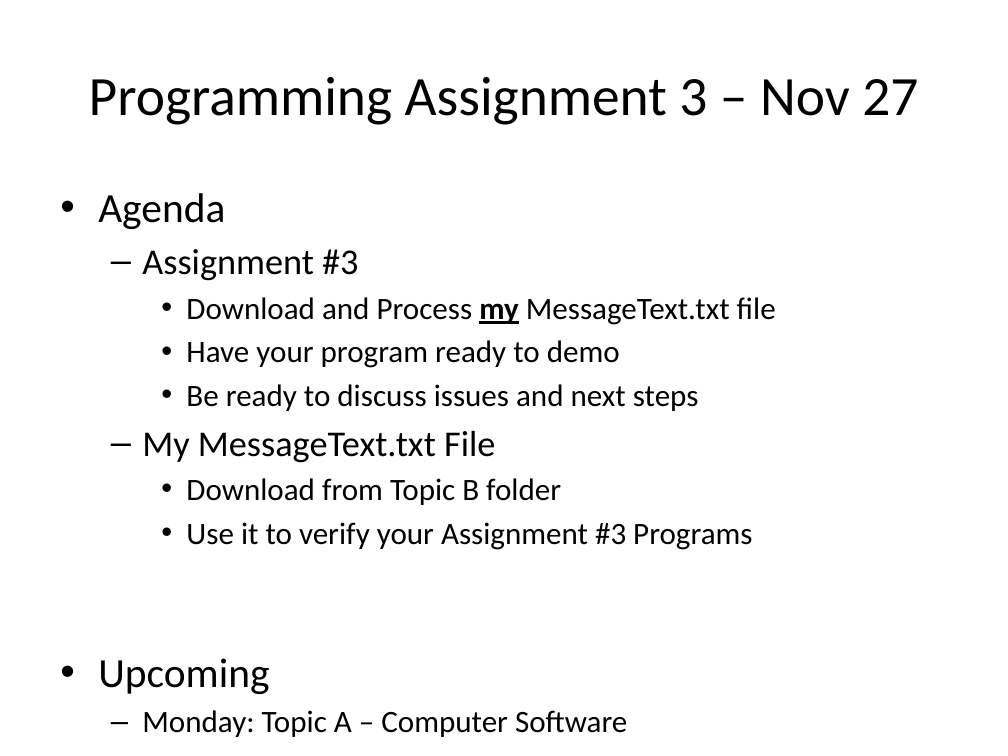
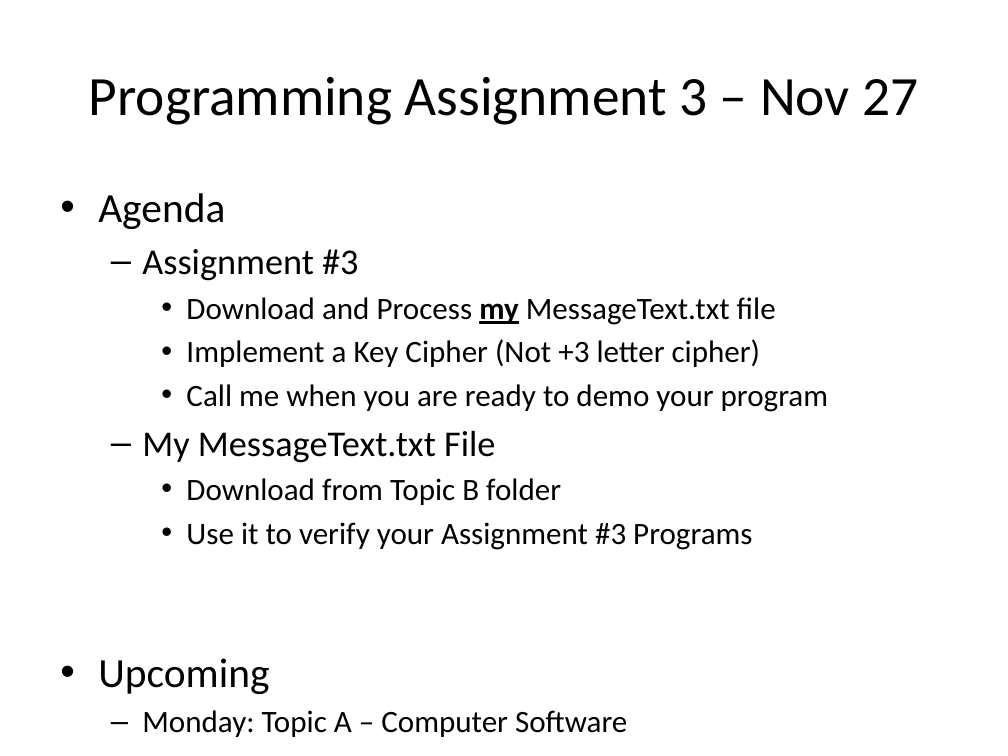
Before and after one commit to Greg5519/ICS3C0, a slide deck: slide 1 of Daily Agendas/Day13.5_Assignment3.pptx. Drawn at 1008x756 pixels with LibreOffice and Linux fonts; fonts in the diff are those of the drawing. Boxes give left, top, right and bottom in pixels: in the first picture for what was removed or moved away, otherwise in the second. Text is boxed around its words. In the diff, an @@ line names an element or a change of style, - is before the commit and + after.

```diff
--- a/Daily Agendas/Day13.5_Assignment3.pptx
+++ b/Daily Agendas/Day13.5_Assignment3.pptx
@@ text at <box>186,339,829,412</box>: text changed @@
-    • Have your program ready to demo
-    • Be ready to discuss issues and next steps
+    • Implement a Key Cipher (Not +3 letter cipher)
+    • Call me when you are ready to demo your program
```
Also in this commit, not shown: 1 other file.
